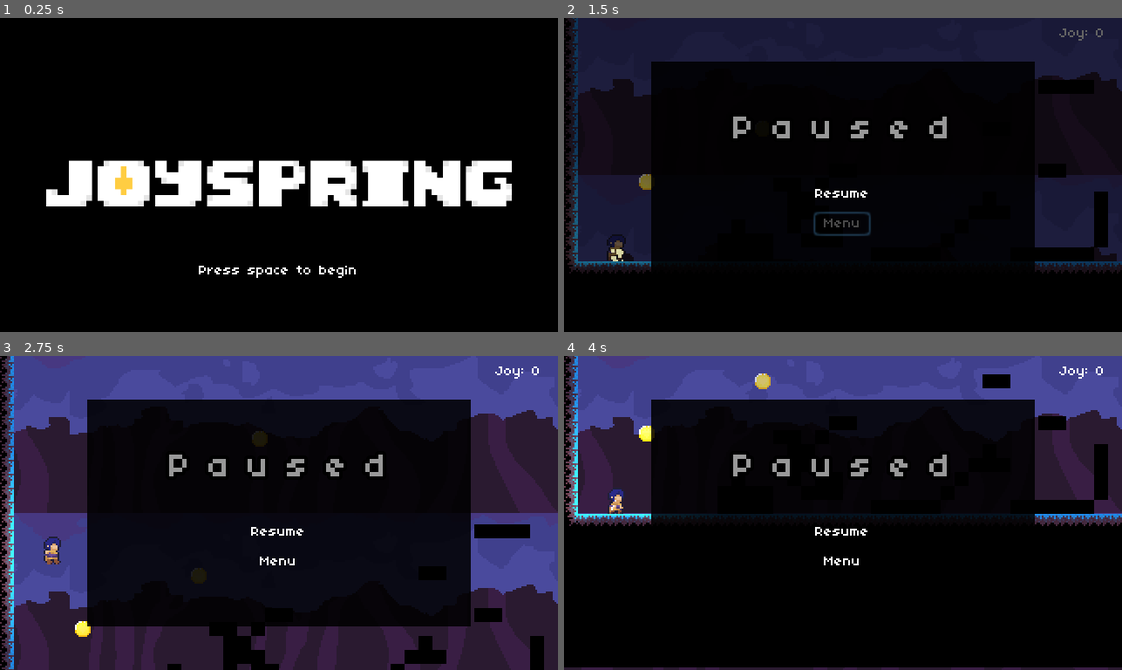
Above: before the commit, frames 1-4 (two rows, left to right).
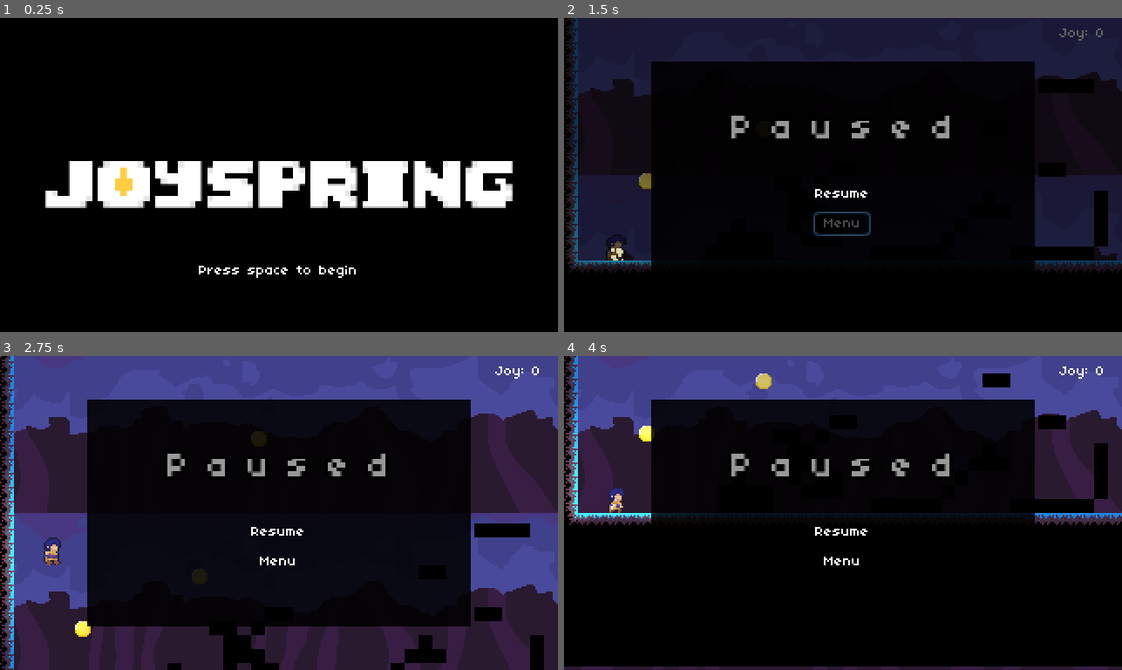
Above: after the commit, the same moments.

Repository: studio-heart-engine/joyspring
Game: Godot game, scene res://Menu.tscn
The game is run twice, just before and just after one commit, with the same random seed, the same clock (stepped at 60 frames per second) and the same inputs.
Inputs:
- Up to frame 1 (0.25 s): no input
- Up to frame 2 (1.5 s): click "Press space to begin" at 0.5 s; click "Menu" at 1.25 s
- Up to frame 3 (2.75 s): click "Press space to begin" at 2 s
- Up to frame 4 (4 s): hold Space (dash) 2.78-3.53 s; hold Up (up) from 2.78 s (still down); tap Shift (wall) at 3.6 s

The runs differ from the first frame. In frame 1, 1.5% of the frame differs, in the area x 8-92%, y 45-61%; in frame 2, 1.3%; in frame 3, 1.5%; in frame 4, 1.8%, in the area x 0-100%, y 0-100%.

Commit message:
Stuff

Diff:
--- a/Menu.tscn
+++ b/Menu.tscn
@@ -30,8 +30,8 @@
 alignment = 1
 
 [node name="BeginButton" type="Button" parent="VBoxContainer"]
-margin_left = 88.0
-margin_right = 232.0
+margin_left = 108.0
+margin_right = 211.0
 margin_bottom = 70.0
 rect_min_size = Vector2( 0, 70 )
 rect_pivot_offset = Vector2( -1032, 475 )
--- a/project.godot
+++ b/project.godot
@@ -31,7 +31,7 @@
 window/size/height=180
 window/size/test_width=960
 window/size/test_height=540
-window/stretch/mode="2d"
+window/stretch/mode="viewport"
 window/stretch/aspect="keep"
 
 [editor_plugins]
Binary file changed: graphics/.aseprite/bg-forest.aseprite
Binary file added: graphics/.aseprite/trees-front.aseprite
Binary file added: graphics/.aseprite/trees-mid.aseprite
Renamed: graphics/.aseprite/trees.aseprite -> graphics/.aseprite/trees-old.aseprite
